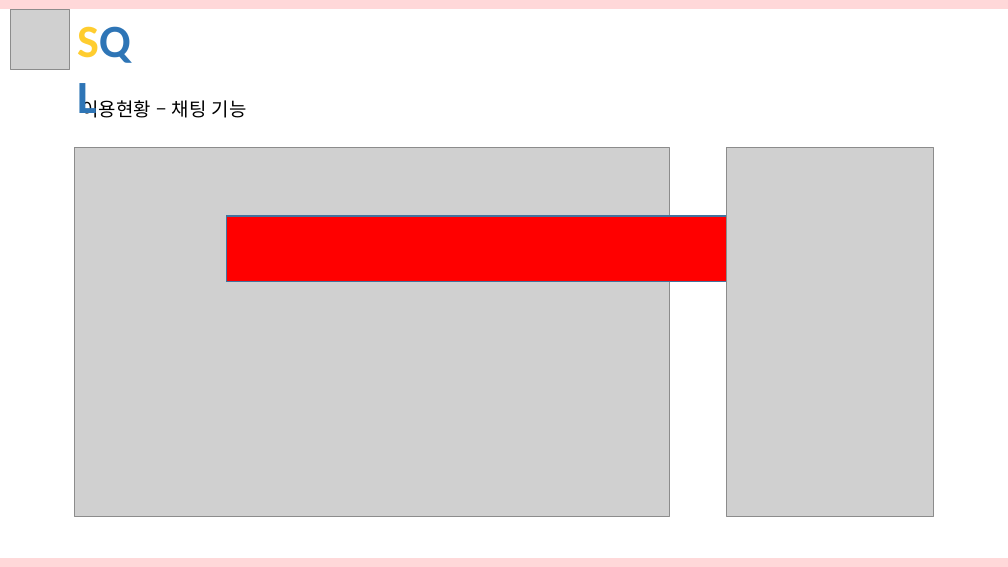
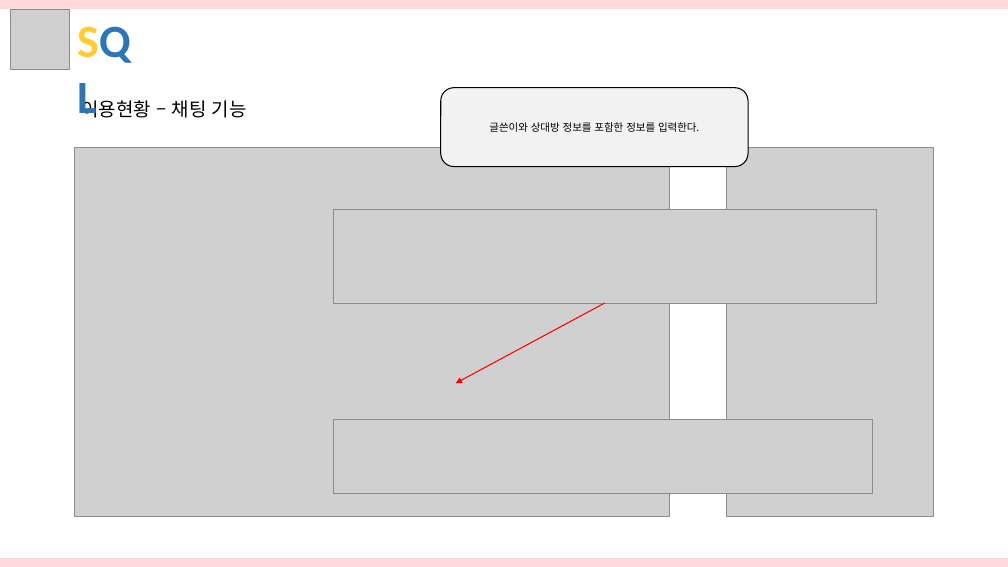
Before and after one commit to hhsw07/ezen-academy-projects, a slide deck: slide 13 of WebContent/hsw/3조 화면구현_hsw.pptx. Drawn at 1008x567 pixels with LibreOffice and Linux fonts; fonts in the diff are those of the drawing; grey boxes stand for pictures. Boxes give left, top, right and bottom in pixels: in the first picture for what was removed or moved away, otherwise in the second. Text is boxed around its words. In the diff, an @@ line names an element or a change of style, - is before the commit and + after.

```diff
--- a/WebContent/hsw/3조 화면구현_hsw.pptx
+++ b/WebContent/hsw/3조 화면구현_hsw.pptx
@@ rounded rectangle added at (441,88,748,166), fill #F2F2F2, outline #000000 1 pt, 10 pt, text #000000 @@
+글쓴이와 상대방 정보를 포함한 정보를 입력한다.
@@ picture added at (333,209,876,303) @@
@@ rectangle removed at (227,216,789,282) @@
@@ arrow added from (605, 303) to (456, 383), #FF0000 1 pt @@
@@ picture added at (333,420,872,494) @@
```
Also in this commit, not shown: 3 other slides changed, 2 other files.
